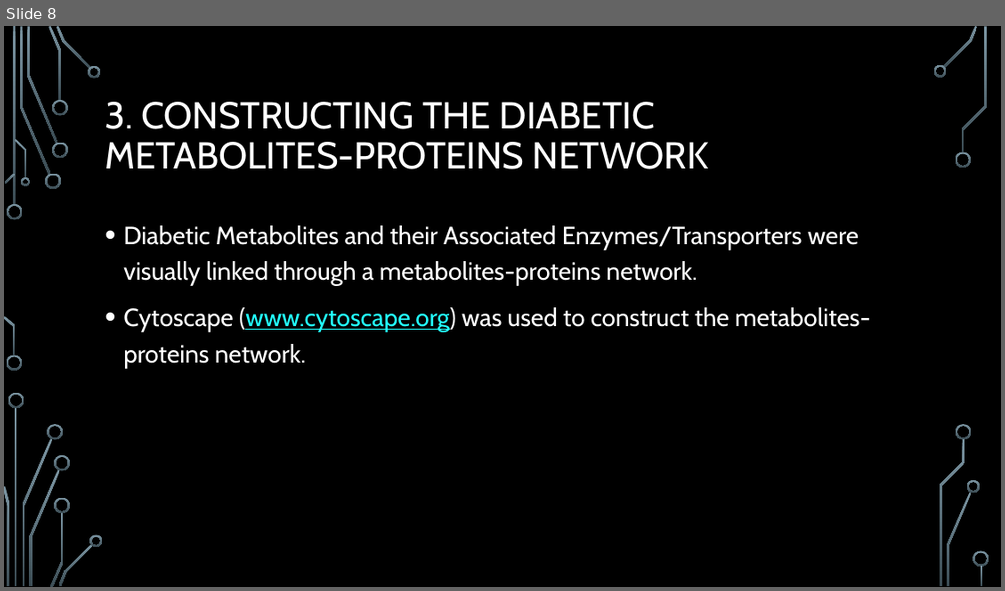
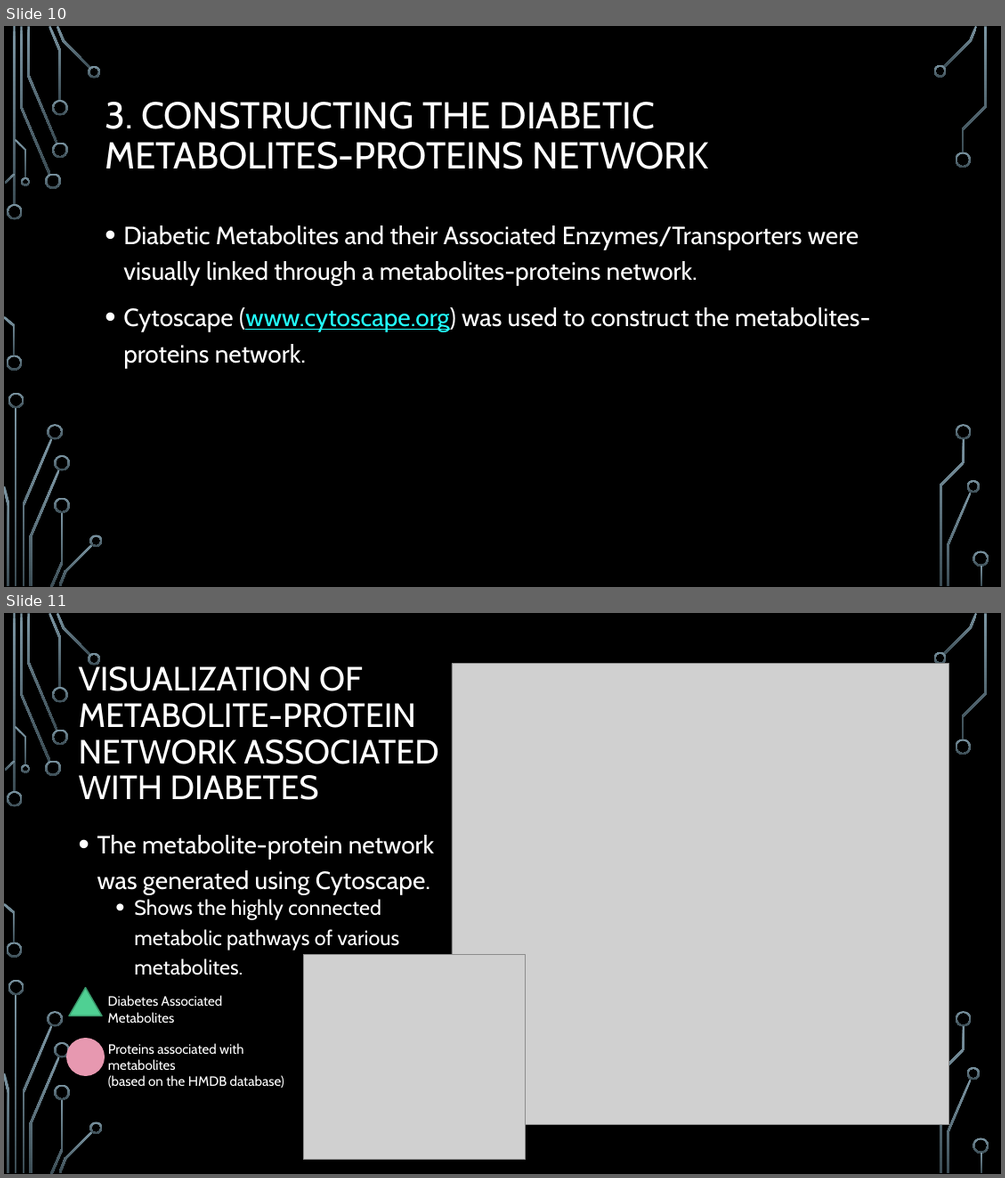
Before and after one commit to dtlehrer/repurp, a slide deck: KeyResources/Zhang_OmicsDataMining/Diabetes_2015/MethodsOverview_ZhangDiabetes.pptx. Shown one above the other, each under a label of ours: slide 8 before the commit, slides 10 and 11 after it. The pictures are 1005x591 and 1005x1178 pixels, drawn with LibreOffice and Linux fonts; fonts in the diff are those of the drawing; grey boxes stand for pictures; background and template pictures are left out. Boxes give left, top, right and bottom in pixels: in the first picture for what was removed or moved away, otherwise in the second. Text is boxed around its words. In the diff, an @@ line names an element or a change of style, - is before the commit and + after.

```diff
--- a/KeyResources/Zhang_OmicsDataMining/Diabetes_2015/MethodsOverview_ZhangDiabetes.pptx
+++ b/KeyResources/Zhang_OmicsDataMining/Diabetes_2015/MethodsOverview_ZhangDiabetes.pptx
@@ slide 11 added at (x1=4, y1=613, x2=1001, y2=1174), background picture (left out); not listed: 36 template elements that a slide beside it also shows @@
@@ title added at (x1=79, y1=662, x2=439, y2=800), 32.4 pt, text #FFFFFF @@
+VISUALIZATION OF METABOLITE-PROTEIN NETWORK ASSOCIATED WITH DIABETES
@@ picture added at (x1=452, y1=664, x2=949, y2=1125) @@
@@ text added at (x1=97, y1=835, x2=434, y2=895), 24 pt, text #FFFFFF @@
+• The metabolite-protein network was generated using Cytoscape.
@@ text added at (x1=134, y1=899, x2=400, y2=975), 20 pt, text #FFFFFF @@
+  • Shows the highly connected metabolic pathways of various metabolites.
@@ picture added at (x1=304, y1=954, x2=526, y2=1159) @@
@@ triangle added at (x1=69, y1=988, x2=102, y2=1016), fill #4FD093, outline #3A9A6D 1.25 pt @@
@@ text added at (x1=108, y1=995, x2=223, y2=1022), 13 pt, text #FFFFFF @@
+Diabetes Associated Metabolites
@@ ellipse added at (x1=67, y1=1038, x2=104, y2=1075), fill #E798B0, outline #E798B0 1.25 pt @@
@@ text added at (x1=108, y1=1043, x2=284, y2=1087), 13 pt, text #FFFFFF @@
+Proteins associated with metabolites
+(based on the HMDB database)
@@ what was slide 8 is now slide 10 @@
```
Also in this commit, not shown: 4 slides changed, 19 other slides added.
